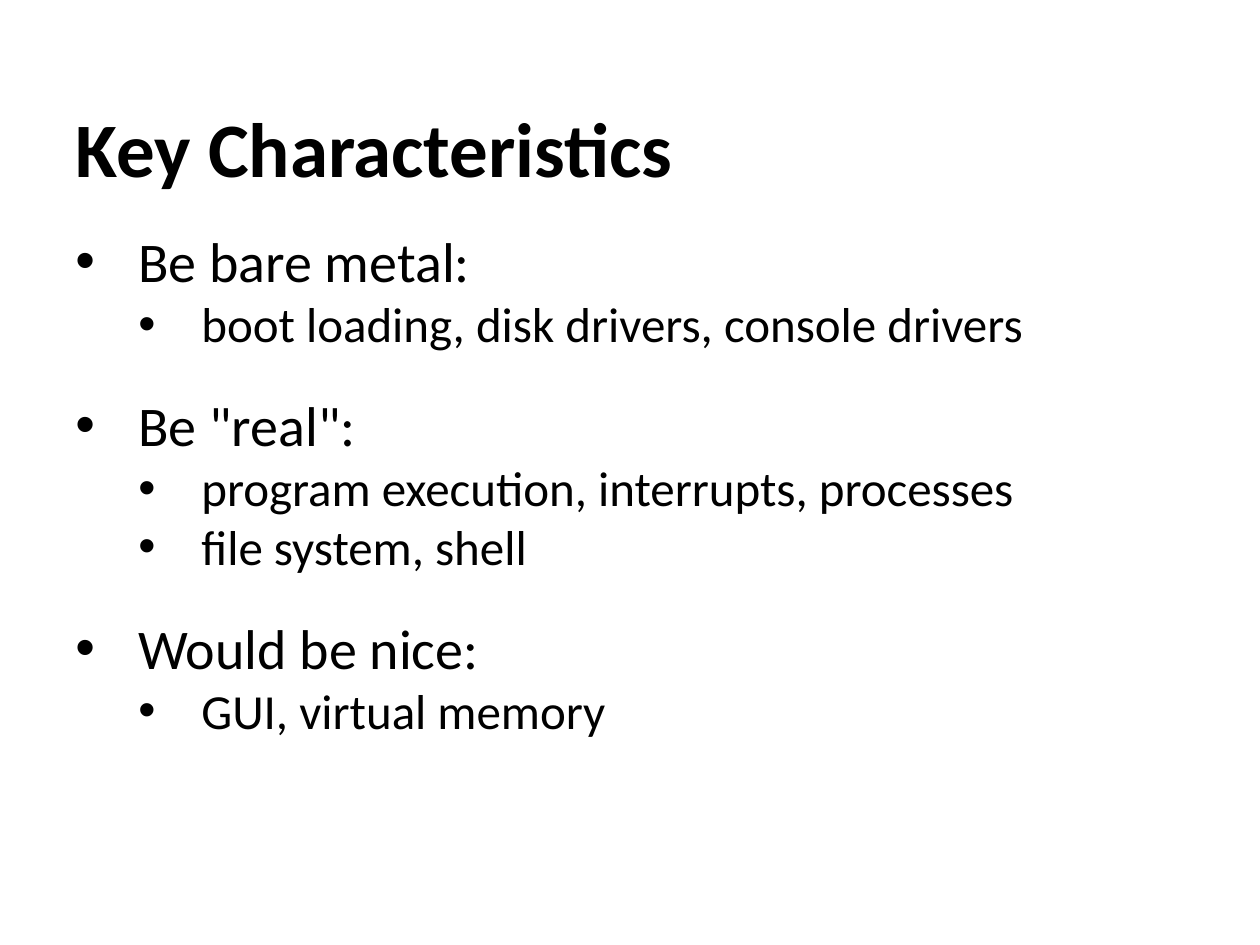
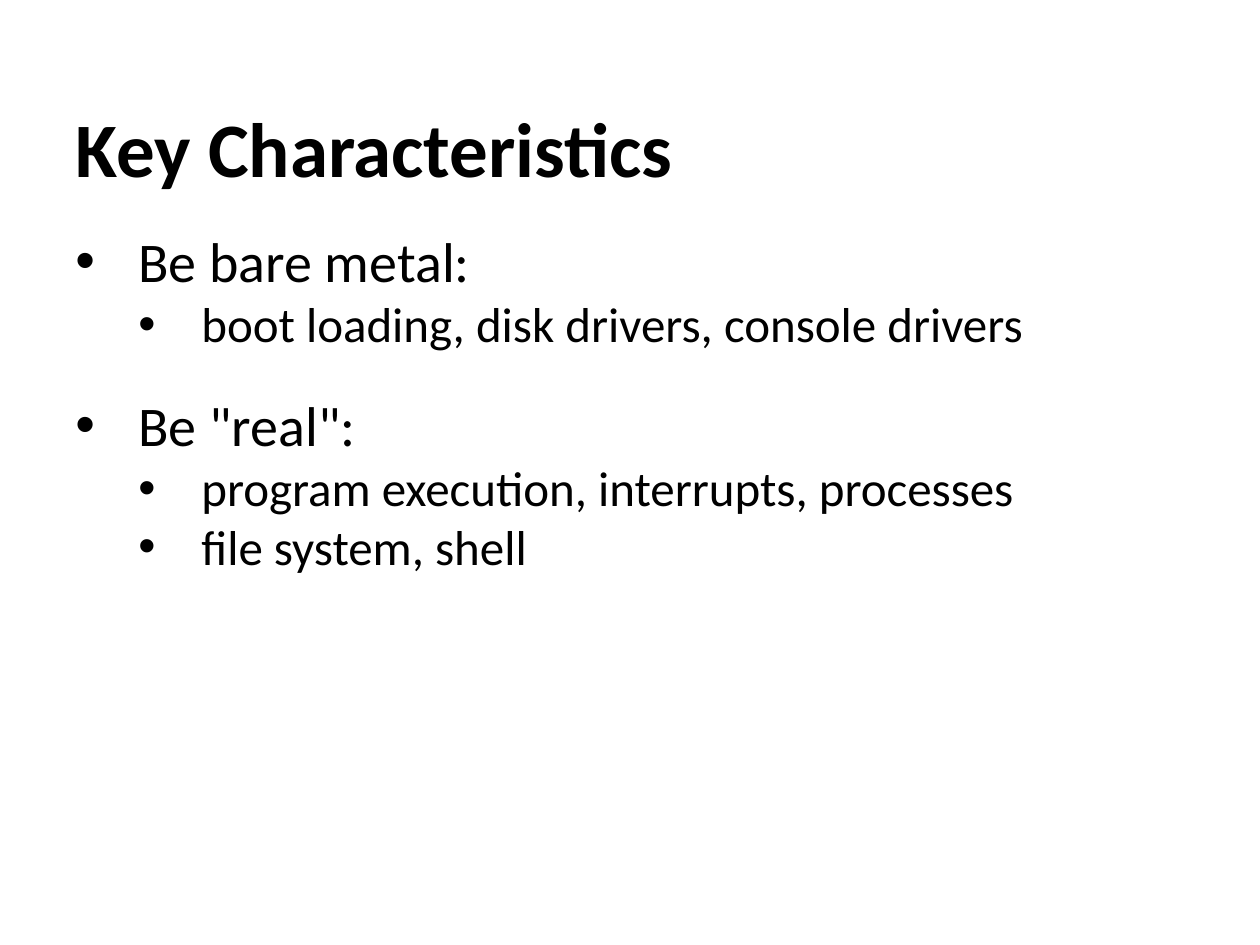
Before and after one commit to RHIT-CSSE/csse332, a slide deck: slide 6 of ClassMaterials/ProjectKickoff/ProjectKickoff.pptx (slide 5 before the commit). Drawn at 1260x945 pixels with LibreOffice and Linux fonts; fonts in the diff are those of the drawing. Boxes give left, top, right and bottom in pixels: in the first picture for what was removed or moved away, otherwise in the second. Text is boxed around its words. In the diff, an @@ line names an element or a change of style, - is before the commit and + after.

```diff
--- a/ClassMaterials/ProjectKickoff/ProjectKickoff.pptx
+++ b/ClassMaterials/ProjectKickoff/ProjectKickoff.pptx
@@ text at box(138, 630, 605, 737): paragraphs removed @@
-• Would be nice:
-  • GUI, virtual memory
```
Also in this commit, not shown: 3 other slides changed, 2 slides added, 7 slides removed, 1 other file.
